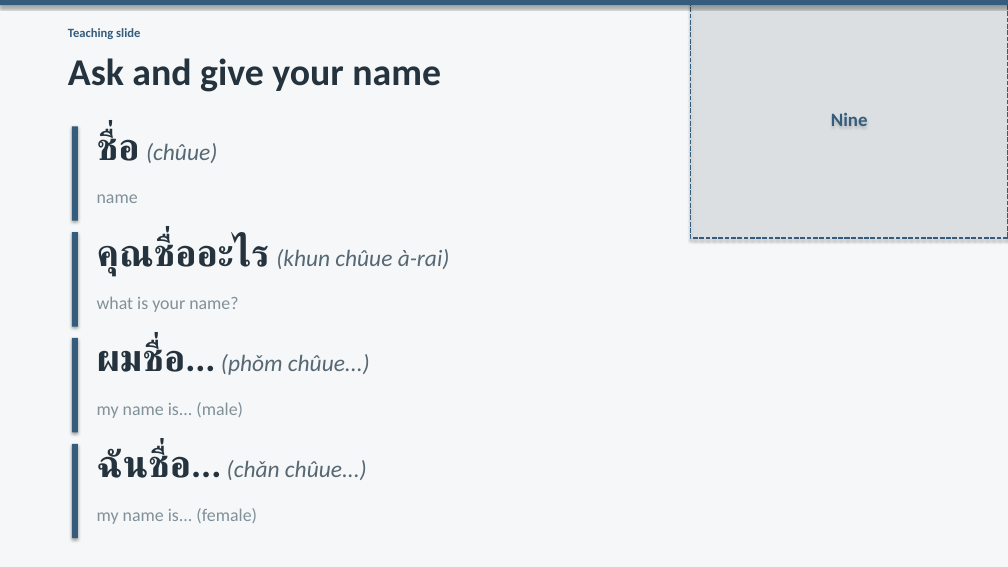
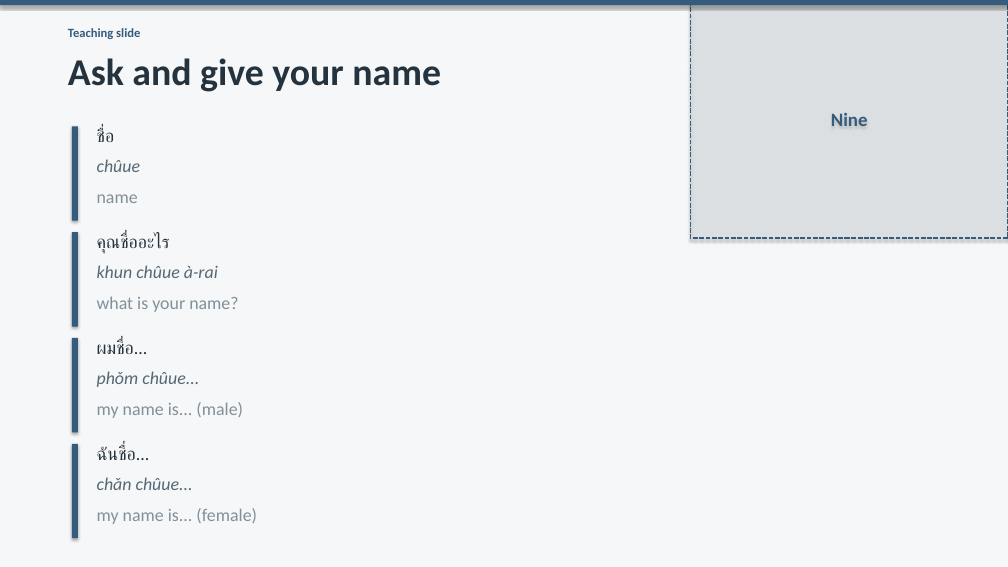
Before and after one commit to OTFTCS/thai-nine, a slide deck: slide 3 of course/modules/M01/L002/M01-L002-canva-deck.pptx. Drawn at 1008x567 pixels with LibreOffice and Linux fonts; fonts in the diff are those of the drawing. Boxes give left, top, right and bottom in pixels: in the first picture for what was removed or moved away, otherwise in the second. Text is boxed around its words. In the diff, an @@ line names an element or a change of style, - is before the commit and + after.

```diff
--- a/course/modules/M01/L002/M01-L002-canva-deck.pptx
+++ b/course/modules/M01/L002/M01-L002-canva-deck.pptx
@@ text at box(97, 128, 115, 142): text changed; size 22.3 to 17 pt; text colour #566873 to #24333D; italic off @@
-ชื่อ (chûue)
+ชื่อ
@@ text added at box(97, 159, 140, 172), 17 pt, text #566873, italic @@
+chûue
@@ text added at box(97, 234, 170, 253), 17 pt, text #24333D @@
+คุณชื่ออะไร
@@ text at box(97, 265, 218, 278): text changed; size 22.3 to 17 pt @@
-คุณชื่ออะไร (khun chûue à-rai)
+khun chûue à-rai
@@ text at box(97, 340, 148, 354): text changed; size 22.3 to 17 pt; text colour #566873 to #24333D; italic off @@
-ผมชื่อ... (phǒm chûue...)
+ผมชื่อ...
@@ text added at box(97, 371, 199, 387), 17 pt, text #566873, italic @@
+phǒm chûue...
@@ text at box(97, 446, 149, 460): text changed; size 22.3 to 17 pt; text colour #566873 to #24333D; italic off @@
-ฉันชื่อ... (chǎn chûue...)
+ฉันชื่อ...
@@ text added at box(97, 477, 193, 490), 17 pt, text #566873, italic @@
+chǎn chûue...
```
Also in this commit, not shown: 4 other slides changed, 3 other files.
